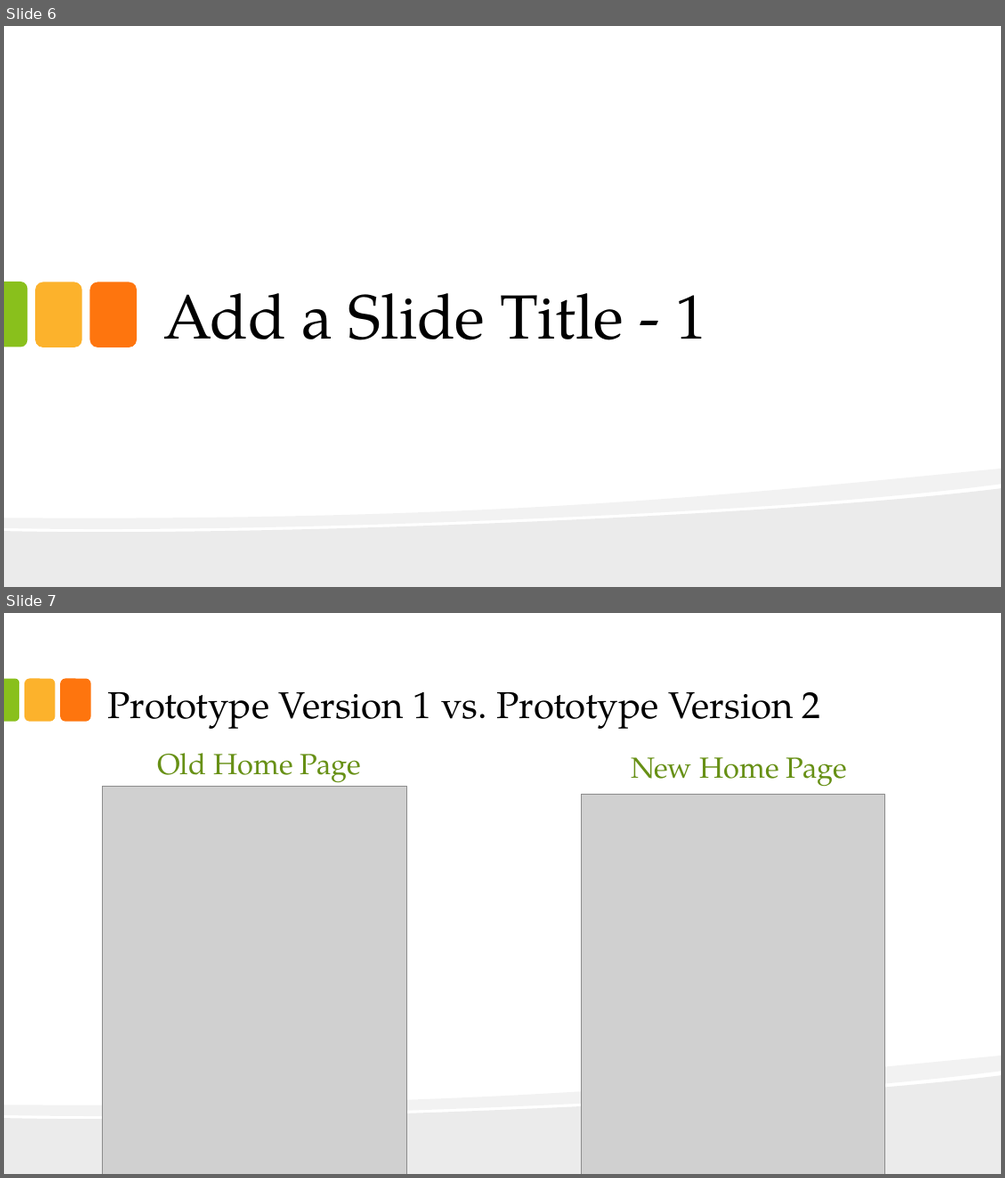
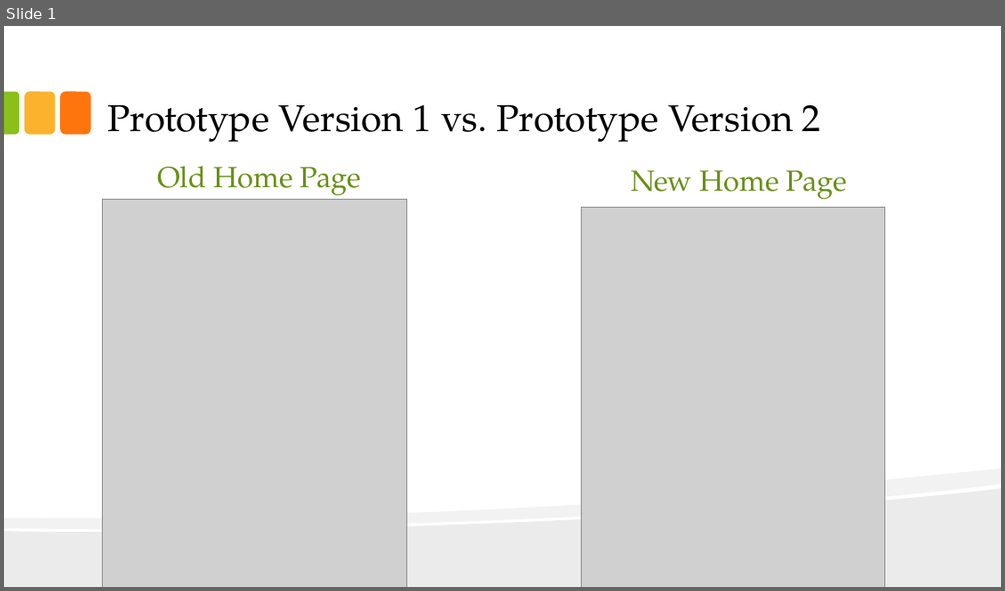
Before and after one commit to redlac/Interface-Design-Project-P3, a slide deck: Main Folder/presentation-calder.pptx. Shown one above the other, each under a label of ours: slides 6 and 7 before the commit, slide 1 after it. The pictures are 1005x1178 and 1005x591 pixels, drawn with LibreOffice and Linux fonts; fonts in the diff are those of the drawing; grey boxes stand for pictures. Boxes give left, top, right and bottom in pixels: in the first picture for what was removed or moved away, otherwise in the second. Text is boxed around its words. In the diff, an @@ line names an element or a change of style, - is before the commit and + after.

```diff
--- a/Main Folder/presentation-calder.pptx
+++ b/Main Folder/presentation-calder.pptx
@@ slide 6 removed at bbox=[4, 26, 1001, 587], background #FFFFFF; not listed: 2 template elements that a slide beside it also shows @@
@@ round same rect removed at bbox=[4, 281, 27, 346] @@
@@ rounded rectangle removed at bbox=[35, 281, 82, 346] @@
@@ rounded rectangle removed at bbox=[90, 281, 138, 346] @@
@@ title removed at bbox=[163, 293, 706, 340] @@
-Add a Slide Title - 1
@@ what was slide 7 is now slide 1 @@
```
Also in this commit, not shown: 7 other slides removed.
